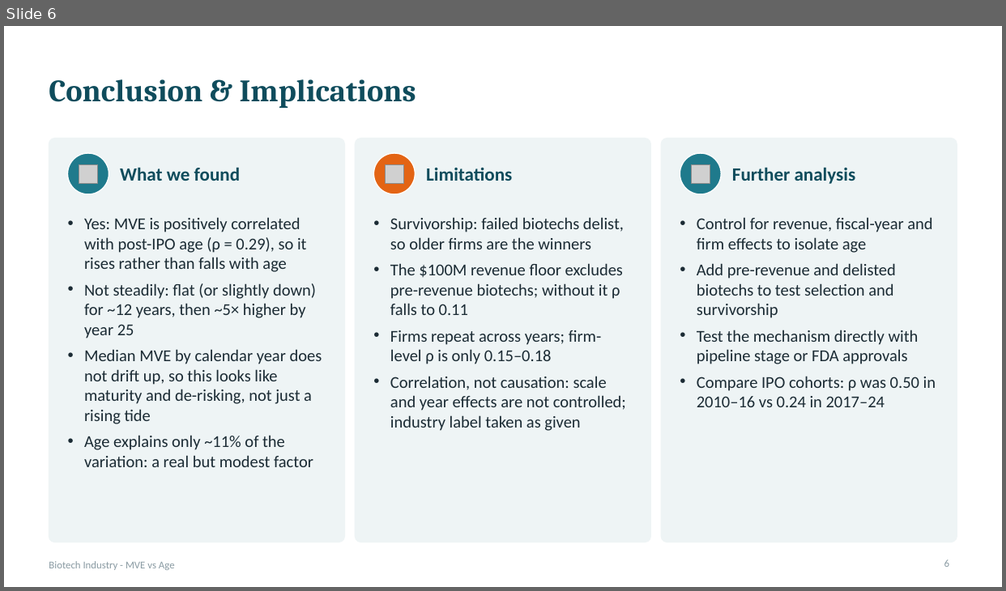
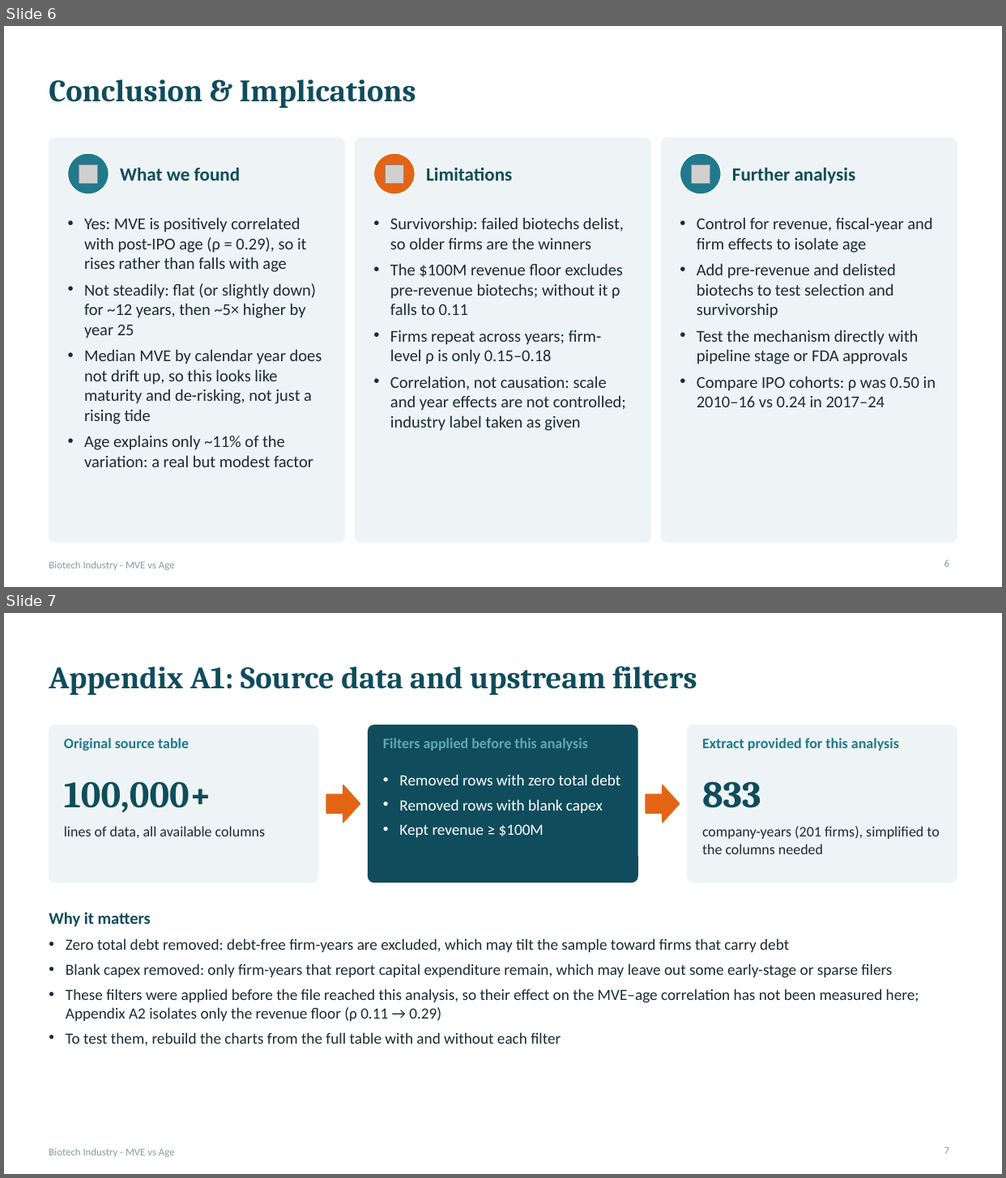
Before and after one commit to AlwaysOverachieve/Project1, a slide deck: out/Biotech_MVE_vs_Age.pptx. Shown one above the other, each under a label of ours: slide 6 before the commit, slides 6 and 7 after it. The pictures are 1006x591 and 1006x1178 pixels, drawn with LibreOffice and Linux fonts; fonts in the diff are those of the drawing; grey boxes stand for pictures. Boxes give left, top, right and bottom in pixels: in the first picture for what was removed or moved away, otherwise in the second. Text is boxed around its words. In the diff, an @@ line names an element or a change of style, - is before the commit and + after.

```diff
--- a/out/Biotech_MVE_vs_Age.pptx
+++ b/out/Biotech_MVE_vs_Age.pptx
@@ slide 7 added at [4,613,1002,1174], background #FFFFFF; not listed: 1 template element that a slide beside it also shows @@
@@ title added at [49,666,697,695], 30 pt, text #0F4C5C, bold @@
+Appendix A1: Source data and upstream filters
@@ rounded rectangle added at [49,726,318,883], fill #EEF4F5, outline #EEF4F5 1 pt @@
@@ rounded rectangle added at [368,726,638,883], fill #0F4C5C, outline #0F4C5C 1 pt @@
@@ rounded rectangle added at [688,726,957,883], fill #EEF4F5, outline #EEF4F5 1 pt @@
@@ text added at [64,738,189,751], 14 pt, text #1F7A8C, bold @@
+Original source table
@@ text added at [383,738,588,751], 14 pt, text #5FA8B8, bold @@
+Filters applied before this analysis
@@ text added at [702,738,899,751], 14 pt, text #1F7A8C, bold @@
+Extract provided for this analysis
@@ text added at [64,781,211,812], 36 pt, text #0F4C5C, bold @@
+100,000+
@@ text added at [399,774,620,813], 15 pt, text #FFFFFF @@
+• Removed rows with zero total debt
+• Removed rows with blank capex
+• Kept revenue ≥ $100M
@@ text added at [702,781,761,808], 36 pt, text #0F4C5C, bold @@
+833
@@ right arrow added at [326,786,360,823], fill #E36414, outline #E36414 1 pt @@
@@ right arrow added at [646,786,680,823], fill #E36414, outline #E36414 1 pt @@
@@ text added at [64,826,265,838], 14 pt, text #1B2B34 @@
+lines of data, all available columns
@@ text added at [702,826,939,854], 14 pt, text #1B2B34 @@
+company-years (201 firms), simplified to the columns needed
@@ text added at [49,912,151,927], 16 pt, text #0F4C5C, bold @@
+Why it matters
@@ text added at [66,939,919,1046], 15 pt, text #1B2B34 @@
+• Zero total debt removed: debt-free firm-years are excluded, which may tilt the sample toward firms that carry debt
+• Blank capex removed: only firm-years that report capital expenditure remain, which may leave out some early-stage or sparse filers
+• These filters were applied before the file reached this analysis, so their effect on the MVE–age correlation has not been measured here; Appendix A2 isolates only the revenue floor (ρ 0.11 → 0.29)
+• To test them, rebuild the charts from the full table with and without each filter
@@ page number added at [944,1148,949,1154], 10 pt, text #8A9BA3 @@
+7
```
Also in this commit, not shown: 4 slides changed, 2 other files.
